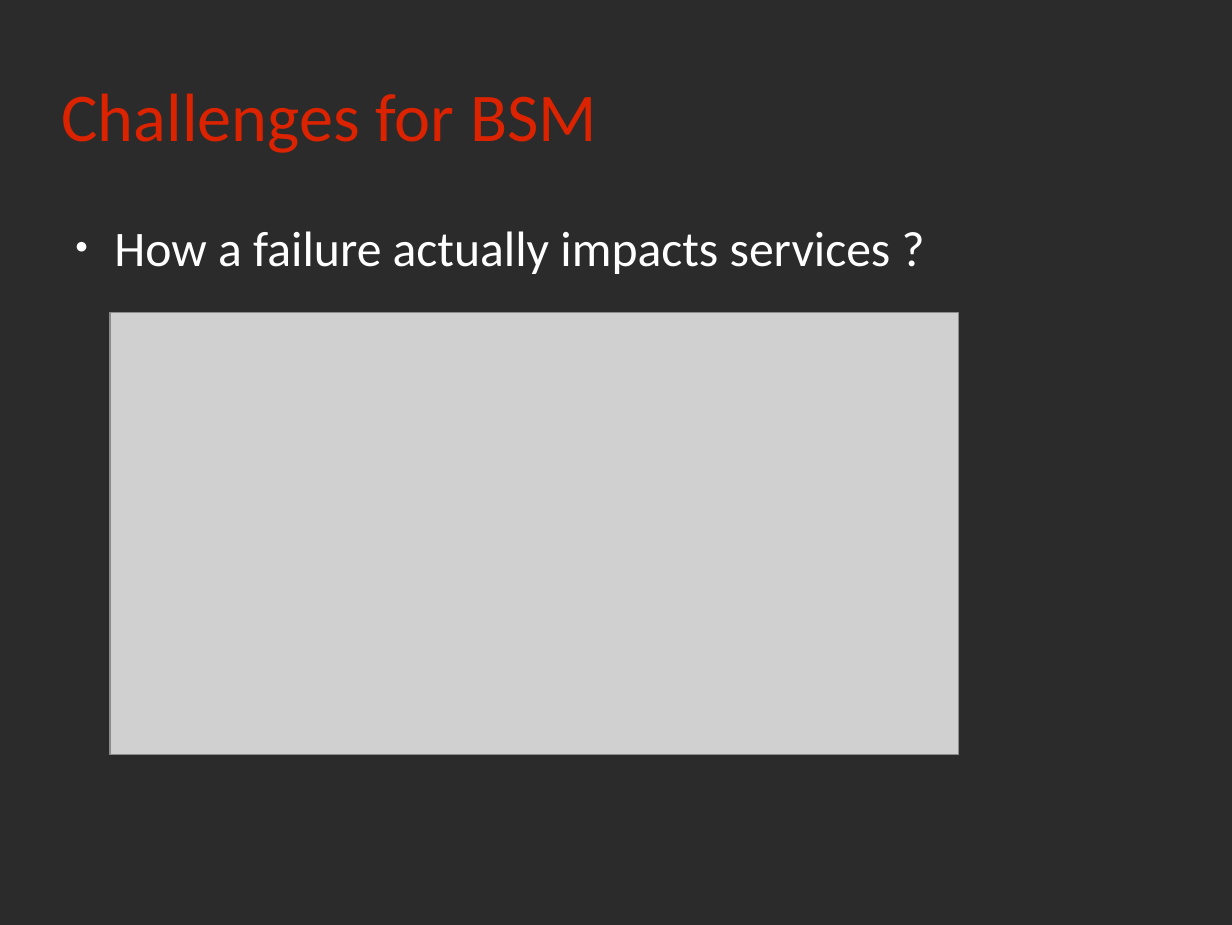
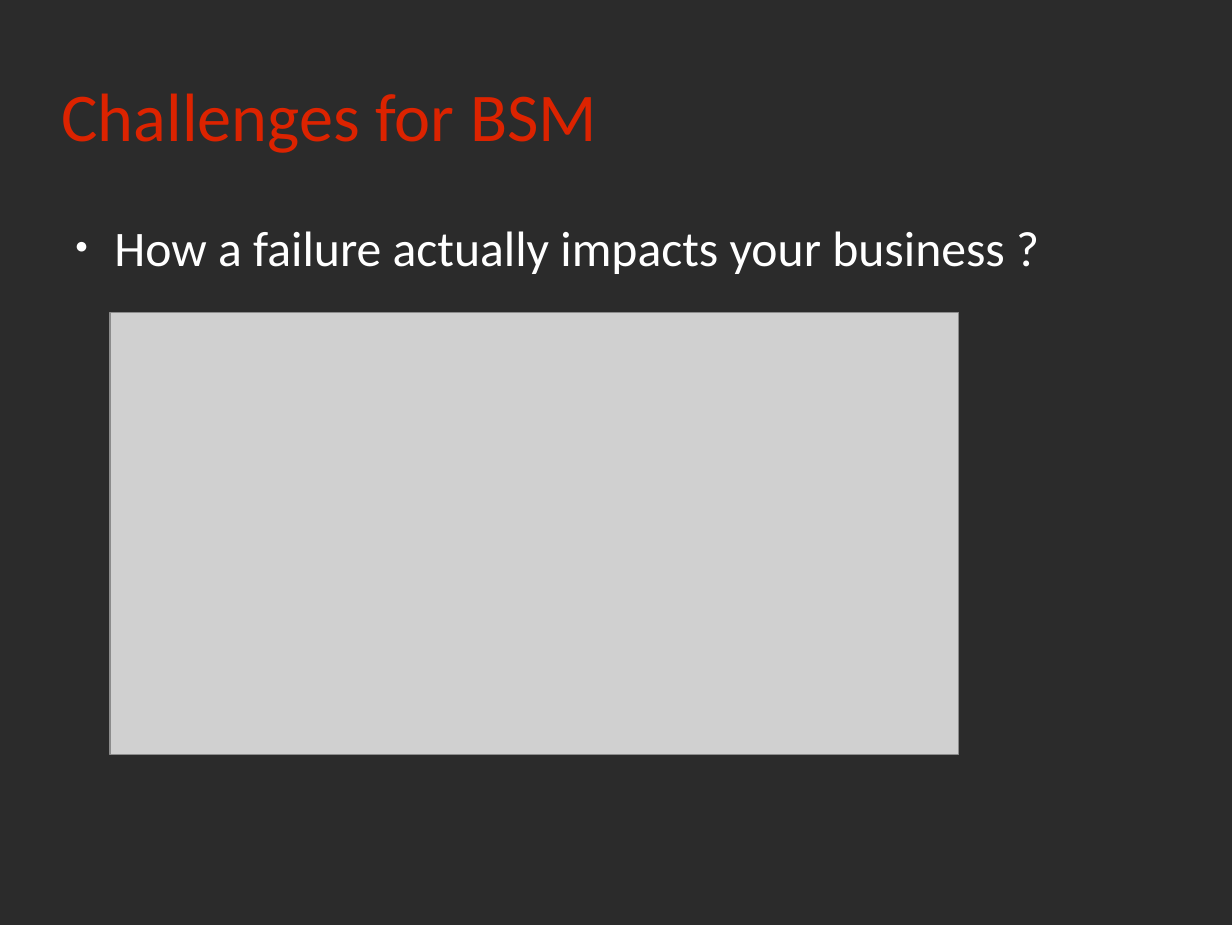
Before and after one commit to rchakode/realopinsight, a slide deck: slide 9 of doc/talks/rmll-2013.odp (slide 8 before the commit). Drawn at 1232x925 pixels with LibreOffice and Linux fonts; fonts in the diff are those of the drawing; grey boxes stand for pictures; background and template pictures are left out; a plain dark background stands for a picture behind light text. Boxes give left, top, right and bottom in pixels: in the first picture for what was removed or moved away, otherwise in the second. Text is boxed around its words. In the diff, an @@ line names an element or a change of style, - is before the commit and + after.

```diff
--- a/doc/talks/rmll-2013.odp
+++ b/doc/talks/rmll-2013.odp
@@ text at <box>114,231,1005,274</box>: text changed @@
-● How a failure actually impacts services ?
+● How a failure actually impacts your business ?
```
Also in this commit, not shown: 15 other slides changed, 1 slide added.
